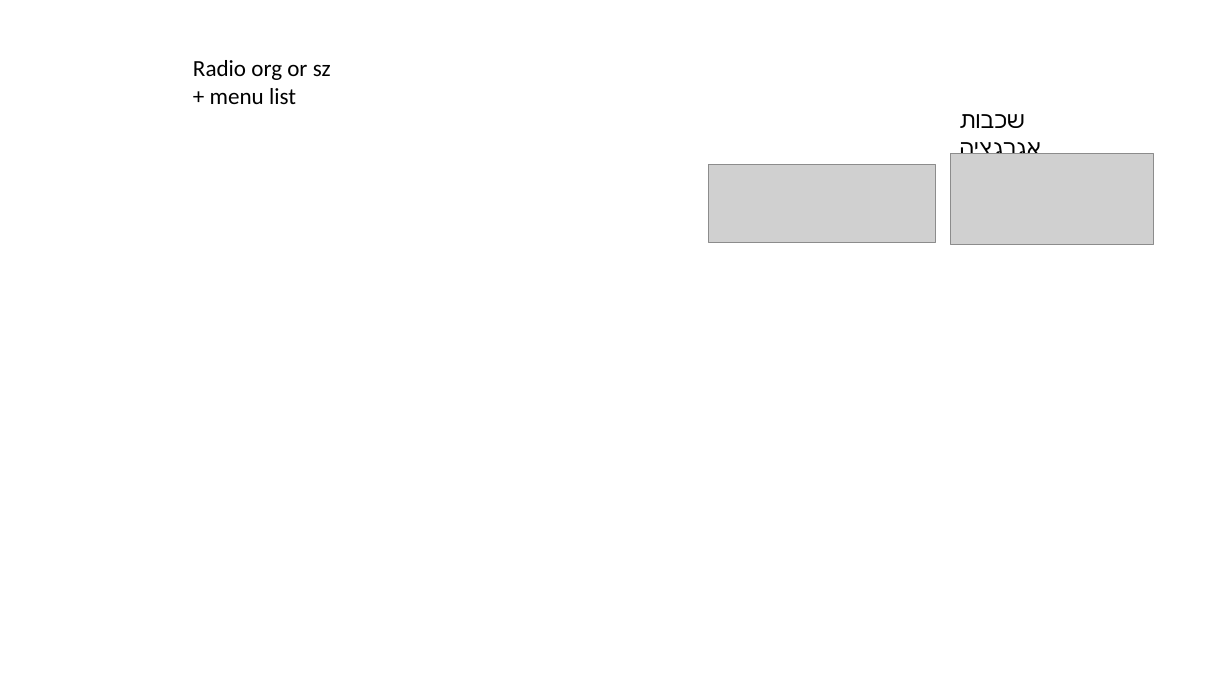
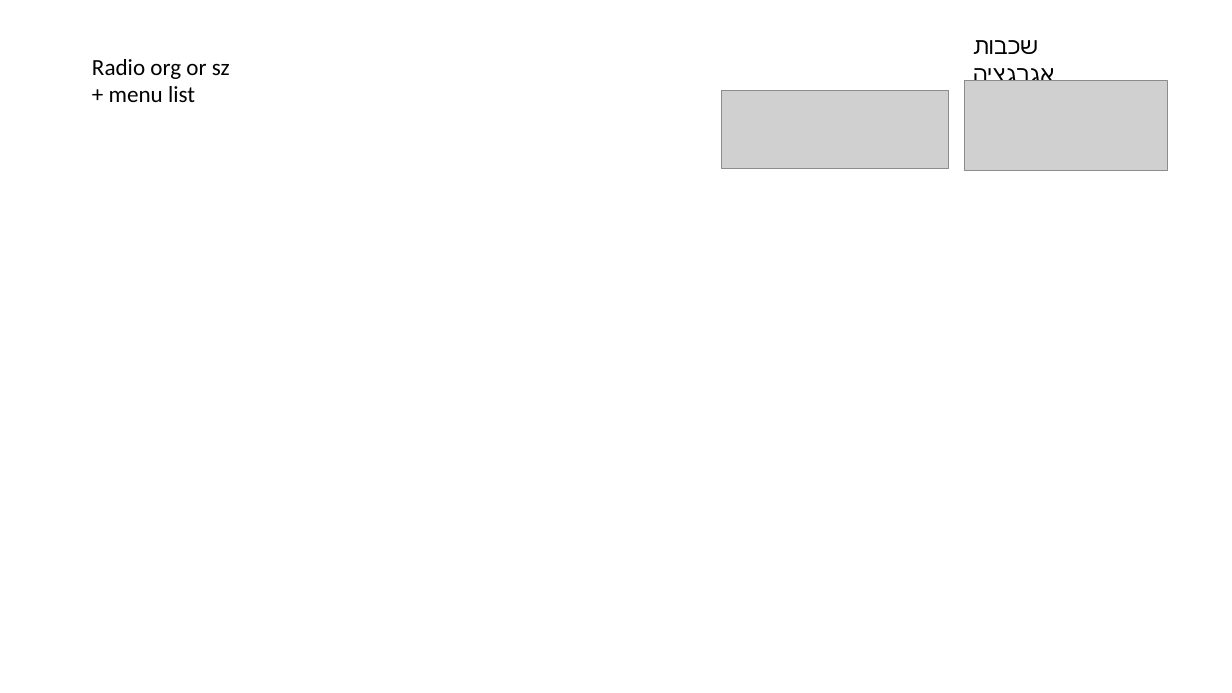
Before and after one commit to MOTRoundTables/ScenarioBank, a slide deck: slide 1 of doc/ScnLibApp.pptx. Drawn at 1232x693 pixels with LibreOffice and Linux fonts; fonts in the diff are those of the drawing; grey boxes stand for pictures. Boxes give left, top, right and bottom in pixels: in the first picture for what was removed or moved away, otherwise in the second. Text is boxed around its words. In the diff, an @@ line names an element or a change of style, - is before the commit and + after.

```diff
--- a/doc/ScnLibApp.pptx
+++ b/doc/ScnLibApp.pptx
@@ 2 pictures, 1 text: place and size @@
-2 pictures, 1 text at [709, 114, 1154, 245]
+2 pictures, 1 text at [722, 40, 1167, 171]
@@ text "Radio org or sz": place and size @@
-text "Radio org or sz" at [193, 60, 331, 104]
+text "Radio org or sz" at [92, 59, 230, 102]
```
Also in this commit, not shown: 1 slide added, 6 other files.
